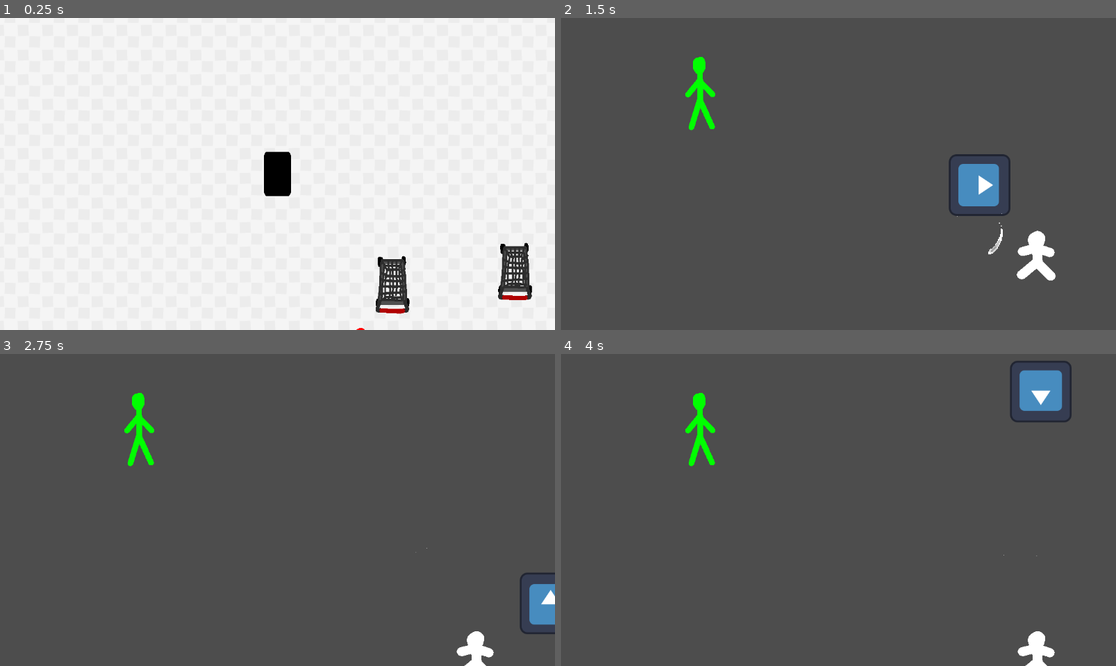
Above: before the commit, frames 1-4 (two rows, left to right).
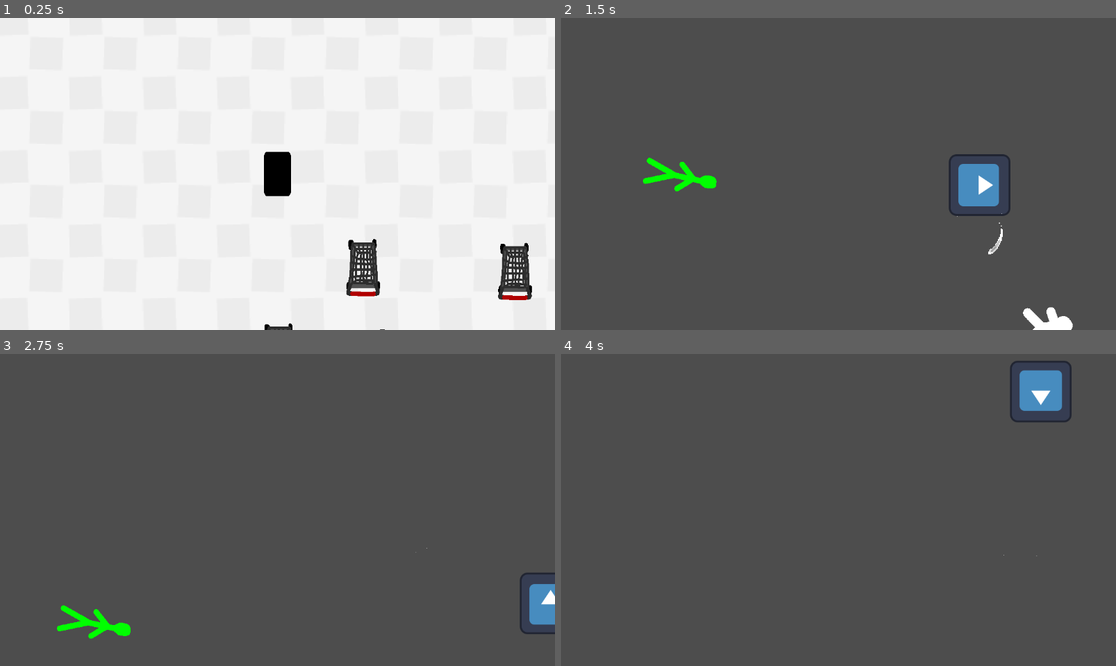
Above: after the commit, the same moments.

Repository: skeeeth/Krampus-Game
Game: Godot game, scene res://cart_test.tscn
The game is run twice, just before and just after one commit, with the same random seed, the same clock (stepped at 60 frames per second) and the same inputs. This scene is started directly instead of the project's main scene. The engine's default icon, where the game draws it, is replaced by a stand-in: a white triangle on a blue panel in a dark square.
Inputs:
- Up to frame 1 (0.25 s): no input
- Up to frame 2 (1.5 s): tap Enter at 0.5 s; hold Right (right) 0.53-1.28 s; hold 1 (dev1) 0.53-1.28 s; hold Down (down) from 1.28 s (still down); tap X (attack) at 1.35 s
- Up to frame 3 (2.75 s): tap 1 (dev1) at 1.55 s; release Down (down) at 2.03 s; hold Right (right) from 2.03 s (still down); hold 1 (dev1) from 2.03 s (still down)
- Up to frame 4 (4 s): release Right (right) at 2.78 s; release 1 (dev1) at 2.78 s; hold Up (up) 2.78-3.53 s; tap Z (interact) at 2.85 s; tap 1 (dev1) at 3.05 s; hold Left (left) from 3.53 s (still down); hold 1 (dev1) from 3.53 s (still down)

The runs differ from the first frame. In frame 1, 1.7% of the frame differs, in the area x 47-74%, y 70-100%; in frame 2, 2.0%, in the area x 14-93%, y 12-100%; in frame 3, 1.4%; in frame 4, 0.9%.
Error after the commit: Invalid assignment of property or key 'visible' with value of type 'bool' on a base object of type 'Nil'. (res://npc/npc.gd:101)

Commit message:
Add guard chasing state

Diff:
--- a/Environment/shelf.gd
+++ b/Environment/shelf.gd
@@ -1,3 +1,4 @@
+class_name Shelf
 extends StaticBody2D
 
 
--- a/cart_test.tscn
+++ b/cart_test.tscn
@@ -1,11 +1,10 @@
-[gd_scene load_steps=10 format=3 uid="uid://cjkdw2t1rp0q5"]
+[gd_scene load_steps=9 format=3 uid="uid://cjkdw2t1rp0q5"]
 
 [ext_resource type="PackedScene" uid="uid://cdv7yypqfldh4" path="res://Carts/shopping_cart.tscn" id="1_qvt7r"]
 [ext_resource type="PackedScene" uid="uid://prm2p3mxsryu" path="res://Player/krampus.tscn" id="2_regcu"]
 [ext_resource type="PackedScene" uid="uid://b73boev43352m" path="res://npc/kid.tscn" id="3_fb7kf"]
 [ext_resource type="PackedScene" uid="uid://wg71xd4yobi7" path="res://npc/guard.tscn" id="4_oi8dt"]
 [ext_resource type="PackedScene" uid="uid://qgltf060t87h" path="res://Environment/shelf.tscn" id="5_pccs1"]
-[ext_resource type="Texture2D" uid="uid://st7m3f6mvyde" path="res://white_square.png" id="6_7ar8m"]
 [ext_resource type="Texture2D" uid="uid://cofnknj7tvoa3" path="res://Environment/white_checkered_tile.png" id="7_v53y3"]
 
 [sub_resource type="RectangleShape2D" id="RectangleShape2D_fikin"]
@@ -19,7 +18,13 @@
 [node name="CartTest" type="Node2D"]
 
 [node name="ShoppingCart" parent="." instance=ExtResource("1_qvt7r")]
-position = Vector2(300, 300)
+position = Vector2(224, 256)
+
+[node name="ShoppingCart4" parent="." instance=ExtResource("1_qvt7r")]
+position = Vector2(217, 751)
+
+[node name="ShoppingCart3" parent="." instance=ExtResource("1_qvt7r")]
+position = Vector2(6, 475)
 
 [node name="Krampus" parent="." instance=ExtResource("2_regcu")]
 
@@ -175,23 +180,13 @@
 position = Vector2(1065, 0)
 shape = SubResource("RectangleShape2D_fikin")
 
-[node name="Floor" type="Sprite2D" parent="."]
-visible = false
-modulate = Color(0.741385, 0.741385, 0.741385, 1)
-z_index = -10
-scale = Vector2(100, 100)
-texture = ExtResource("6_7ar8m")
-
-[node name="TiledFloor" type="Sprite2D" parent="."]
-texture_repeat = 2
-texture = ExtResource("7_v53y3")
-
-[node name="TextureRect" type="TextureRect" parent="."]
+[node name="Floor" type="TextureRect" parent="."]
 z_index = -10
 offset_left = -7461.0
 offset_top = -5830.0
 offset_right = 8336.0
 offset_bottom = 5890.0
+scale = Vector2(3, 3)
 texture = ExtResource("7_v53y3")
 stretch_mode = 1
 metadata/_edit_lock_ = true
--- a/enemy_spawner.gd
+++ b/enemy_spawner.gd
@@ -13,12 +13,7 @@
 		if (num_npcs_of_that_type_in_sack != null):
 			for i in range(num_npcs_of_that_type_in_sack):
 				_spawn_enemy(npc_type_to_enemy_scene[npc_type])
-	'''
-	var num_guards = PlayerVariables.sack_npc_type_counts[NPC.NPCType.Guard]
-	if (num_guards != null):
-		for i in range(num_guards):
-			_spawn_enemy(combat_guard_scene)
-	'''
+
 
 func _spawn_enemy(enemy_scene):
 	var distance_from_origin = randf_range(30, 300)
--- /dev/null
+++ b/npc/guard.gd
@@ -0,0 +1,109 @@
+class_name Guard
+extends NPC
+
+var krampus_ray:RayCast2D
+var krampus_detection_radius:float
+
+var krampus:Krampus = null
+var last_known_krampus_location:Vector2 = Vector2(0, 0)
+var last_known_krampus_movement_direction:Vector2 = Vector2(0, 0)
+var already_visited_last_known_location = false
+
+var time_since_last_krampus_sighting:float = 0
+var max_time_since_last_krampus_sighting:float = 500 #If krampus is out of sight for this long, give up on chasing
+var chasing_velocity:Vector2 = Vector2(0, 0)
+@export var chasing_speed:float = 300
+
+
+func _ready() -> void:
+	krampus_detection_radius = $KrampusInitialDetector/DetectionCircle.shape.radius
+
+	krampus_ray = RayCast2D.new()
+	krampus_ray.collision_mask = 33 #This represents line of sight, so it should only collide with the player and environment (not shopping carts)
+									#That's layer 1 and layer 6, so the mask is 2^0 + 2^5 = 33
+	add_child(krampus_ray)
+
+	super()
+
+
+func _physics_process(delta: float) -> void:
+	var is_krampus_in_sight = false
+	if (krampus != null):
+		krampus_ray.target_position = krampus_detection_radius * (krampus.global_position - global_position).normalized()
+		krampus_ray.force_raycast_update()
+		is_krampus_in_sight = (krampus_ray.is_colliding() and krampus_ray.get_collider() == krampus)
+
+		if (is_krampus_in_sight):
+			last_known_krampus_location = krampus.global_position
+			time_since_last_krampus_sighting = 0
+			already_visited_last_known_location = false
+			last_known_krampus_movement_direction = krampus.get_real_velocity()
+
+			if (state == NPCState.Idle or state == NPCState.Wandering):
+				_start_chasing()
+
+		elif (state == NPCState.Chasing):
+			#to-do: turn "!" yellow when krampus first gets out of sight
+			time_since_last_krampus_sighting += delta
+			if (time_since_last_krampus_sighting > max_time_since_last_krampus_sighting):
+				_give_up_chase()
+
+	if (state == NPCState.Chasing):
+		var displacement_to_last_known_krampus_position = (last_known_krampus_location - global_position)
+
+		if (is_krampus_in_sight and displacement_to_last_known_krampus_position.length() < 20):
+			#He's in line of sight and in punching range! Get him!
+			pass #to-do: deal damage
+
+
+		if ((not is_krampus_in_sight) and displacement_to_last_known_krampus_position.length() < 5):
+			already_visited_last_known_location = true
+		if (already_visited_last_known_location):
+			#Head in whatever direction he was moving in at the last sighting
+			nav_ray.target_position = nav_ray_length * last_known_krampus_movement_direction.normalized()
+		else:
+			nav_ray.target_position = nav_ray_length * displacement_to_last_known_krampus_position.normalized()
+
+
+		nav_ray.force_raycast_update()
+		if (nav_ray.is_colliding()):
+			#The direct line towards the last known location is blocked. Try going 45 degrees clockwise
+			nav_ray.target_position = nav_ray.target_position.rotated(-PI/4) * 1.1
+			nav_ray.force_raycast_update()
+		if (nav_ray.is_colliding()):
+			#That way is blocked too. Try going 45 degrees counterclockwise from the direct path
+			nav_ray.target_position = nav_ray.target_position.rotated(PI/2)
+			nav_ray.force_raycast_update()
+
+
+		if (nav_ray.is_colliding()):
+			print("Trying to chase Krampus, but I don't see a way forward")
+			_give_up_chase()
+		else:
+			position += chasing_speed * delta * nav_ray.target_position.normalized()
+
+		print("Using this angle: " + str(nav_ray.target_position.angle()))
+		_set_rotation(nav_ray.target_position.angle())
+	else:
+		super(delta)
+
+
+#I want the raycast logic to be independent of the parent rotation, so let's always use this function that performs a counter-rotation
+func _set_rotation(new_rotation:float):
+	super(new_rotation)
+	krampus_ray.rotation = -new_rotation
+
+func _start_chasing():
+	wandering_collision_idle_timer.stop()
+	#to-do: display little red "!"
+	state = NPCState.Chasing
+
+func _give_up_chase():
+	#To-do: display little "?" icon instead of "!"
+	_pick_random_wandering_direction()
+	state = NPCState.Idle
+
+
+func _on_krampus_initial_detector_body_entered(body: Node2D) -> void:
+	if (body is Krampus):
+		krampus = body
--- a/npc/guard.tscn
+++ b/npc/guard.tscn
@@ -1,25 +1,44 @@
-[gd_scene load_steps=4 format=3 uid="uid://wg71xd4yobi7"]
+[gd_scene load_steps=6 format=3 uid="uid://wg71xd4yobi7"]
 
-[ext_resource type="Script" path="res://npc/npc.gd" id="1_lqjb8"]
+[ext_resource type="Script" path="res://npc/guard.gd" id="1_fhnnr"]
 [ext_resource type="Texture2D" uid="uid://b3dlkteedq77d" path="res://npc/adult_stick_figure.png" id="2_56afv"]
+[ext_resource type="Texture2D" uid="uid://b8mywplv1pmad" path="res://npc/top_down_person.png" id="2_de8xq"]
 
-[sub_resource type="RectangleShape2D" id="RectangleShape2D_b1qpj"]
-size = Vector2(54, 104)
+[sub_resource type="CapsuleShape2D" id="CapsuleShape2D_n3hcv"]
+radius = 28.0
+height = 132.0
 
-[node name="Guard" type="Area2D"]
+[sub_resource type="CircleShape2D" id="CircleShape2D_6jo3v"]
+radius = 994.266
+
+[node name="Guard" type="Area2D" node_paths=PackedStringArray("default_sprite", "knocked_down_sprite")]
 modulate = Color(0.0744, 0.0744, 0.93, 1)
 collision_layer = 8
 collision_mask = 11
-script = ExtResource("1_lqjb8")
+script = ExtResource("1_fhnnr")
 npc_type = 1
+default_sprite = NodePath("StandingSprite")
+knocked_down_sprite = NodePath("KnockedDownSprite")
 
 [node name="CollisionShape2D" type="CollisionShape2D" parent="."]
+shape = SubResource("CapsuleShape2D_n3hcv")
+
+[node name="StandingSprite" type="Sprite2D" parent="."]
+scale = Vector2(0.14, 0.14)
+texture = ExtResource("2_de8xq")
+
+[node name="KnockedDownSprite" type="Sprite2D" parent="."]
 visible = false
-shape = SubResource("RectangleShape2D_b1qpj")
+position = Vector2(-1.95221, 2.93666)
+rotation = -1.5708
+scale = Vector2(0.363037, 0.317537)
+texture = ExtResource("2_56afv")
+offset = Vector2(40, -340)
 
-[node name="Sprite2D" type="Sprite2D" parent="."]
-position = Vector2(10, 0)
-scale = Vector2(0.215, 0.2)
-texture = ExtResource("2_56afv")
+[node name="KrampusInitialDetector" type="Area2D" parent="."]
+
+[node name="DetectionCircle" type="CollisionShape2D" parent="KrampusInitialDetector"]
+shape = SubResource("CircleShape2D_6jo3v")
 
 [connection signal="body_entered" from="." to="." method="_on_body_entered"]
+[connection signal="body_entered" from="KrampusInitialDetector" to="." method="_on_krampus_initial_detector_body_entered"]
--- /dev/null
+++ b/npc/guard_test.tscn
@@ -0,0 +1,34 @@
+[gd_scene load_steps=5 format=3 uid="uid://l0qbqtnsy256"]
+
+[ext_resource type="Script" path="res://npc/npc.gd" id="1_idghn"]
+[ext_resource type="Texture2D" uid="uid://b8mywplv1pmad" path="res://npc/top_down_person.png" id="2_1bkj8"]
+[ext_resource type="Texture2D" uid="uid://b3dlkteedq77d" path="res://npc/adult_stick_figure.png" id="3_wxwba"]
+
+[sub_resource type="CapsuleShape2D" id="CapsuleShape2D_n3hcv"]
+radius = 28.0
+height = 132.0
+
+[node name="Guard" type="Area2D" node_paths=PackedStringArray("default_sprite", "knocked_down_sprite")]
+modulate = Color(0.0744, 0.0744, 0.93, 1)
+collision_layer = 8
+collision_mask = 11
+script = ExtResource("1_idghn")
+npc_type = 1
+default_sprite = NodePath("StandingSprite")
+knocked_down_sprite = NodePath("KnockedDownSprite")
+
+[node name="CollisionShape2D" type="CollisionShape2D" parent="."]
+shape = SubResource("CapsuleShape2D_n3hcv")
+
+[node name="StandingSprite" type="Sprite2D" parent="."]
+scale = Vector2(0.14, 0.14)
+texture = ExtResource("2_1bkj8")
+
+[node name="KnockedDownSprite" type="Sprite2D" parent="."]
+visible = false
+position = Vector2(1.24999, -5.1)
+scale = Vector2(0.25625, 0.285)
+texture = ExtResource("3_wxwba")
+offset = Vector2(40, -340)
+
+[connection signal="body_entered" from="." to="." method="_on_body_entered"]
--- a/npc/kid.tscn
+++ b/npc/kid.tscn
@@ -1,22 +1,33 @@
-[gd_scene load_steps=4 format=3 uid="uid://b73boev43352m"]
+[gd_scene load_steps=5 format=3 uid="uid://b73boev43352m"]
 
 [ext_resource type="Texture2D" uid="uid://dmnpf5yogmora" path="res://npc/kid_stick_figure.png" id="1_3gw8w"]
 [ext_resource type="Script" path="res://npc/npc.gd" id="1_dqynl"]
+[ext_resource type="Texture2D" uid="uid://b8mywplv1pmad" path="res://npc/top_down_person.png" id="3_5uc7d"]
 
 [sub_resource type="RectangleShape2D" id="RectangleShape2D_b1qpj"]
 size = Vector2(87, 104)
 
-[node name="Kid" type="Area2D"]
+[node name="Kid" type="Area2D" node_paths=PackedStringArray("default_sprite", "knocked_down_sprite")]
 collision_layer = 8
 collision_mask = 11
 script = ExtResource("1_dqynl")
+default_sprite = NodePath("StandingSprite")
+knocked_down_sprite = NodePath("KnockedDownSprite")
 
 [node name="CollisionShape2D" type="CollisionShape2D" parent="."]
 position = Vector2(-2.5, 0)
 shape = SubResource("RectangleShape2D_b1qpj")
 
-[node name="Sprite2D" type="Sprite2D" parent="."]
+[node name="StandingSprite" type="Sprite2D" parent="."]
 modulate = Color(1, 0, 0, 1)
+scale = Vector2(0.1, 0.1)
+texture = ExtResource("3_5uc7d")
+
+[node name="KnockedDownSprite" type="Sprite2D" parent="."]
+visible = false
+modulate = Color(1, 0, 0, 1)
+position = Vector2(-40, 0)
+rotation = -1.5708
 scale = Vector2(0.145, 0.135)
 texture = ExtResource("1_3gw8w")
 
--- a/npc/npc.gd
+++ b/npc/npc.gd
@@ -2,7 +2,29 @@
 extends Area2D
 
 @export var npc_type:NPCType
+
+
+@export var default_sprite:Sprite2D
+@export var knocked_down_sprite:Sprite2D
+
 @export var cart_knockdown_speed:float = 30
+var knockdown_timer:Timer
+var knockdown_duration:float = 3
+
+var wandering_cardinal_direction:Vector2
+var wandering_variance_max_angle:float = PI/8
+
+var wandering_min_speed:float = 160
+var wandering_max_speed:float = 240
+var wandering_speed:float = 200
+
+#If a wandering npc bumps into a shelf, they'll idle for a bit
+var wandering_collision_min_idle_duration:float = 1
+var wandering_collision_max_idle_duration:float = 4
+var wandering_collision_idle_timer:Timer
+
+
+var nav_ray_length = 150
 
 enum NPCType {
 	Kid,
@@ -11,14 +33,105 @@
 
 enum NPCState {
 	Idle,
-	KnockedDown
+	Wandering,
+	KnockedDown,
+	Chasing,
+	Stuck
 }
+
+var nav_ray:RayCast2D
 
 var state:NPCState = NPCState.Idle
 
-func _on_body_entered(body: Node2D) -> void:
+
+func _ready():
+	wandering_collision_idle_timer = Timer.new()
+	add_child(wandering_collision_idle_timer)
+	wandering_collision_idle_timer.one_shot = true
+	wandering_collision_idle_timer.timeout.connect(_start_wandering)
+
+	knockdown_timer = Timer.new()
+	add_child(knockdown_timer)
+	knockdown_timer.one_shot = true
+	knockdown_timer.timeout.connect(_start_wandering)
+
+	nav_ray = RayCast2D.new()
+	add_child(nav_ray)
+	nav_ray.collision_mask = 34#Layer 2 and layer 6 = 2^1 + 2^5 = 34
+
+	wandering_speed = randf_range(wandering_min_speed, wandering_max_speed)
+	_pick_random_wandering_direction()
+	_start_wandering()
+
+
+func _pick_random_wandering_direction():
+	wandering_cardinal_direction = Vector2.RIGHT.rotated(randi_range(0, 3) * (PI/2)) #Randomly choose up, down, left, or right
+	nav_ray.target_position = nav_ray_length * add_fuzz_to_vector(wandering_cardinal_direction, wandering_variance_max_angle)
+
+
+func add_fuzz_to_vector(vector, max_angle):
+	return vector.rotated(randf_range(-max_angle, max_angle))
+
+
+func figure_out_new_wandering_direction():
+	var num_attempts_to_find_new_direction = 0
+	var random_sign = 1 - 2*(randi() % 2) #Choose 1 or -1 at random
+
+	while (num_attempts_to_find_new_direction < 3):
+		wandering_cardinal_direction = wandering_cardinal_direction.rotated(random_sign*(PI/2))
+		nav_ray.target_position = nav_ray_length * add_fuzz_to_vector(wandering_cardinal_direction, wandering_variance_max_angle)
+		nav_ray.force_raycast_update()
+		if (not nav_ray.is_colliding()):
+			return
+
+		num_attempts_to_find_new_direction += 1
+
+	state == NPCState.Stuck
+	print("Help, I'm stuck!")
+
+
+func _start_wandering_collision_idle_period():
+	state = NPCState.Idle
+	wandering_collision_idle_timer.start(randf_range(wandering_collision_min_idle_duration, wandering_collision_max_idle_duration))
+
+func _start_wandering():
+	state = NPCState.Wandering
+	print("AAAngle: " + str(nav_ray.target_position.angle()))
+	_set_rotation(nav_ray.target_position.angle())
+	default_sprite.visible = true
+	knocked_down_sprite.visible = false
+
+func _get_knocked_down(knockdown_direction):
+	wandering_collision_idle_timer.stop()
+	state = NPCState.KnockedDown
+	_set_rotation(knockdown_direction.angle() - PI)
+	knocked_down_sprite.visible = true
+	default_sprite.visible = false
+	knockdown_timer.start(knockdown_duration)
+
+#I want the raycast logic to be independent of the parent rotation, so let's always use this function that performs a counter-rotation
+func _set_rotation(new_rotation:float):
+	rotation = new_rotation
+	nav_ray.rotation = -new_rotation
+
+
+func _physics_process(delta: float):
+	if (state == NPCState.Wandering):
+		_set_rotation(nav_ray.target_position.angle())
+		nav_ray.force_raycast_update()
+
+		if (nav_ray.is_colliding()):
+			if (nav_ray.get_collider() is Shelf): #Bumped into a shelf
+				_start_wandering_collision_idle_period()
+
+			figure_out_new_wandering_direction()
+		else:
+			position = position + wandering_speed * delta * nav_ray.target_position.normalized()
+
+
+func _on_body_entered(body: Node2D):
 	if (body is ShoppingCart and state != NPCState.KnockedDown and body.velocity.length() >= cart_knockdown_speed):
-		var is_cart_moving_left = body.velocity.x < 0
-		var sprite_knockdown_rotation = -PI/2 if is_cart_moving_left else PI/2
-		transform = Transform2D(sprite_knockdown_rotation, position)
-		state = NPCState.KnockedDown
+		#var is_cart_moving_left = body.velocity.x < 0
+		#var sprite_knockdown_rotation = -PI/2 if is_cart_moving_left else PI/2
+		#transform = Transform2D(sprite_knockdown_rotation, position)
+		_get_knocked_down(body.velocity.normalized())
--- /dev/null
+++ b/npc/rotation_raycast_test.gd
@@ -0,0 +1,5 @@
+extends Area2D
+
+
+func _physics_process(delta: float) -> void:
+	rotation += TAU*0.5*delta
--- /dev/null
+++ b/npc/rotation_raycast_test.tscn
@@ -0,0 +1,21 @@
+[gd_scene load_steps=4 format=3 uid="uid://c7au4ugbgwvf2"]
+
+[ext_resource type="Script" path="res://npc/rotation_raycast_test.gd" id="1_2ybut"]
+[ext_resource type="Texture2D" uid="uid://b2er03v834ydj" path="res://icon.svg" id="1_vfljk"]
+
+[sub_resource type="RectangleShape2D" id="RectangleShape2D_hrckk"]
+size = Vector2(20, 44)
+
+[node name="RotationRaycastTest" type="Area2D"]
+script = ExtResource("1_2ybut")
+
+[node name="Sprite2D" type="Sprite2D" parent="."]
+position = Vector2(-1.90735e-06, 0)
+scale = Vector2(0.15625, 0.34375)
+texture = ExtResource("1_vfljk")
+
+[node name="CollisionShape2D" type="CollisionShape2D" parent="."]
+shape = SubResource("RectangleShape2D_hrckk")
+
+[node name="RayCast2D" type="RayCast2D" parent="."]
+target_position = Vector2(0, -73)
--- a/sack_world.tscn
+++ b/sack_world.tscn
@@ -1,6 +1,7 @@
-[gd_scene load_steps=4 format=3 uid="uid://cbecfnac38ngy"]
+[gd_scene load_steps=5 format=3 uid="uid://vchflsopy7ik"]
 
 [ext_resource type="PackedScene" uid="uid://o0lhjoabixi6" path="res://Combat/KombatKrampus/sack_krampus.tscn" id="2_2r7au"]
+[ext_resource type="Script" path="res://npc/npc.gd" id="3_csgxo"]
 [ext_resource type="PackedScene" uid="uid://bouwefh35hd57" path="res://npc/combat_guard.tscn" id="3_k4daq"]
 [ext_resource type="PackedScene" uid="uid://dt4svjk536vnw" path="res://npc/combat_kid.tscn" id="4_gr2bh"]
 
@@ -10,8 +11,16 @@
 
 [node name="Guard" parent="." instance=ExtResource("3_k4daq")]
 position = Vector2(-288, -168)
+script = ExtResource("3_csgxo")
+npc_type = 0
+cart_knockdown_speed = 30.0
 
 [node name="Kid" parent="." instance=ExtResource("4_gr2bh")]
 position = Vector2(417, 103)
+script = ExtResource("3_csgxo")
+npc_type = 0
+cart_knockdown_speed = 30.0
 
 [node name="Camera2D" type="Camera2D" parent="."]
+
+[connection signal="body_entered" from="Guard" to="Guard" method="_on_body_entered"]
Binary file added: npc/top_down_person.png
Not shown, added: npc/top_down_person.png.import
